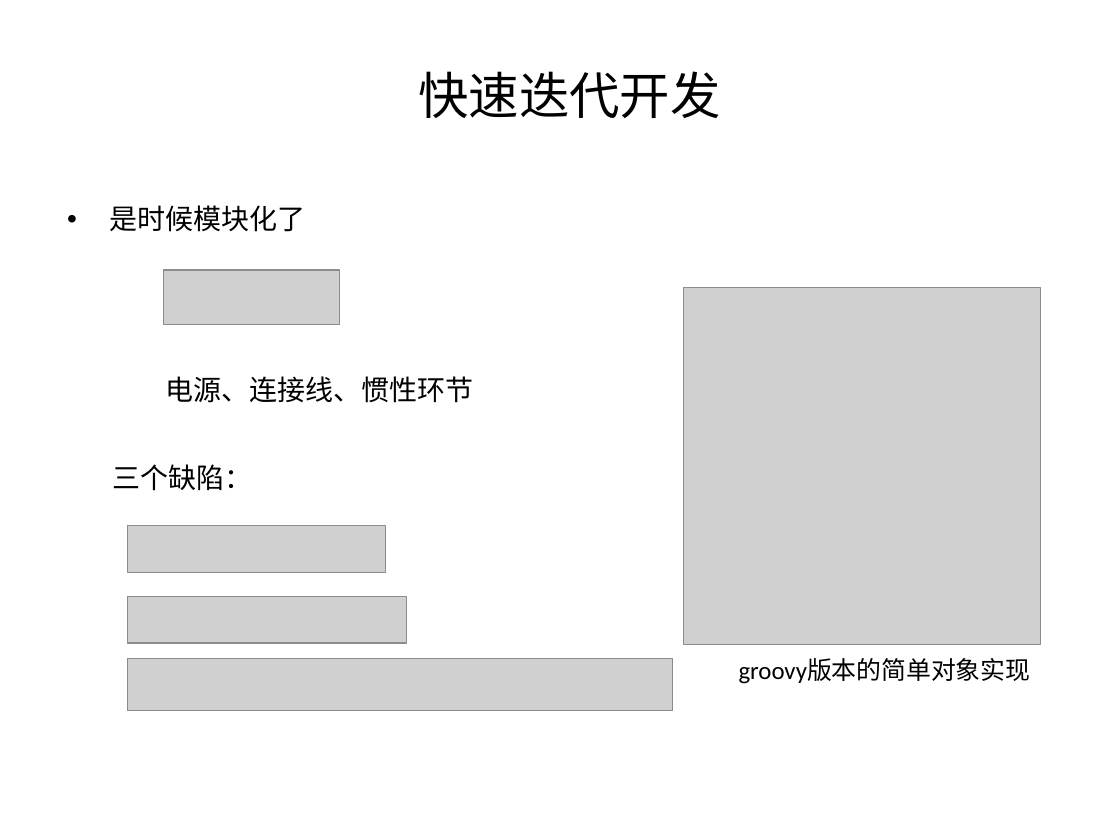
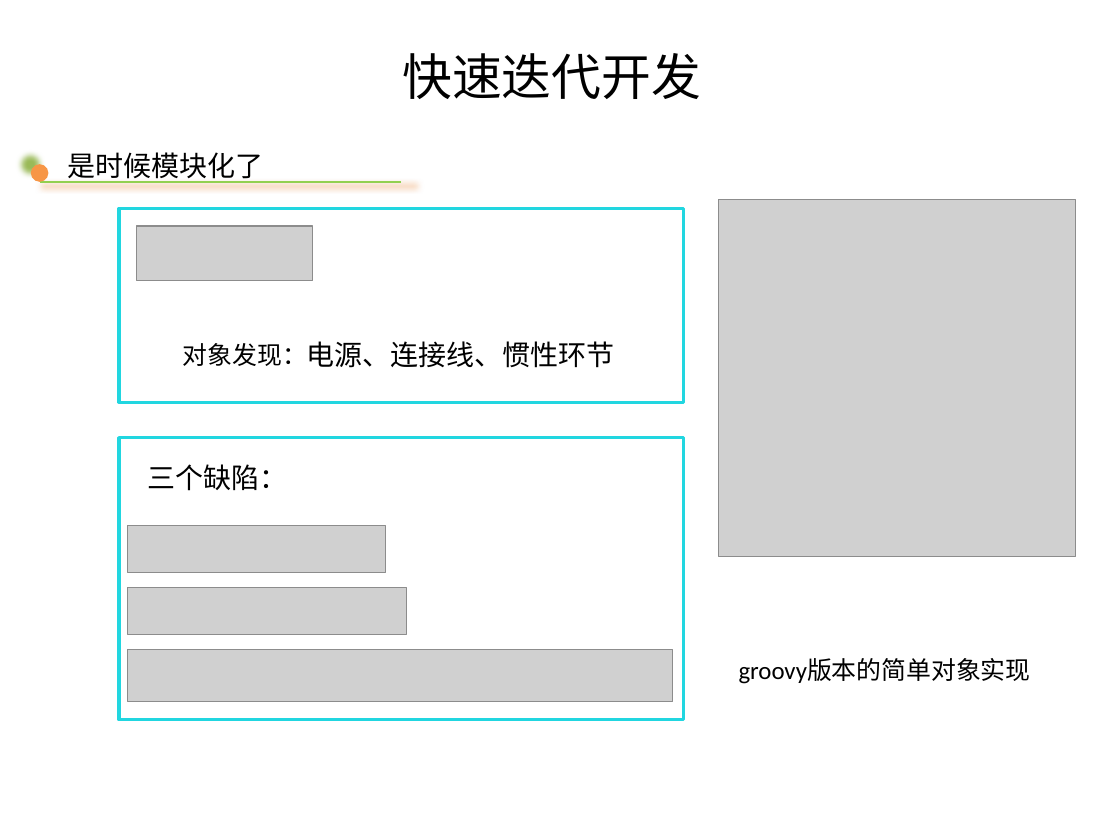
Before and after one commit to gongwm/graduate, a slide deck: slide 27 of 论文/水电机组控制与故障诊断_M201373325_胡弦_基于敏捷方法的水轮机仿真软件设计与实现.pptm (slide 26 before the commit). Drawn at 1120x840 pixels with LibreOffice and Linux fonts; fonts in the diff are those of the drawing; grey boxes stand for pictures; background and template pictures are left out. Boxes give left, top, right and bottom in pixels: in the first picture for what was removed or moved away, otherwise in the second. Text is boxed around its words. In the diff, an @@ line names an element or a change of style, - is before the commit and + after.

```diff
--- a/论文/水电机组控制与故障诊断_M201373325_胡弦_基于敏捷方法的水轮机仿真软件设计与实现.pptm
+++ b/论文/水电机组控制与故障诊断_M201373325_胡弦_基于敏捷方法的水轮机仿真软件设计与实现.pptm
@@ text "快速迭代开发" moved from (x1=418, y1=71, x2=720, y2=118) to (x1=402, y1=53, x2=701, y2=99) @@
@@ text "快速迭代开发" at (x1=402, y1=53, x2=701, y2=99): size 32.4 to 32 pt, font Calibri to Noto Sans CJK SC; vertical alignment middle to top @@
@@ text "是时候模块化了" moved from (x1=109, y1=205, x2=305, y2=232) to (x1=67, y1=152, x2=263, y2=183) @@
@@ text "是时候模块化了" at (x1=67, y1=152, x2=263, y2=183): font Calibri to Times New Roman; bullet • to none @@
@@ ellipse added at (x1=31, y1=165, x2=49, y2=183), fill #F79646 @@
@@ line added from (39, 181) to (401, 181), #92D050 1.5 pt @@
@@ rectangle added at (x1=119, y1=208, x2=683, y2=402), outline #0087E6 2 pt @@
@@ picture moved from (x1=683, y1=288, x2=1040, y2=645) to (x1=719, y1=199, x2=1076, y2=557) @@
@@ picture added at (x1=137, y1=226, x2=312, y2=281) @@
@@ picture removed at (x1=164, y1=270, x2=339, y2=325) @@
@@ text added at (x1=183, y1=343, x2=307, y2=366), 16 pt, text #000000 @@
+对象发现：
@@ text "电源、连接线、惯性环节" moved from (x1=165, y1=376, x2=473, y2=403) to (x1=306, y1=341, x2=614, y2=368) @@
@@ rectangle added at (x1=119, y1=438, x2=683, y2=720), outline #0087E6 2 pt @@
@@ text "三个缺陷：" moved from (x1=112, y1=464, x2=252, y2=491) to (x1=148, y1=464, x2=288, y2=491) @@
@@ picture moved from (x1=128, y1=596, x2=407, y2=643) to (x1=128, y1=588, x2=407, y2=635) @@
@@ picture moved from (x1=128, y1=659, x2=672, y2=711) to (x1=128, y1=650, x2=672, y2=702) @@
```
Also in this commit, not shown: 31 other slides changed, 3 slides added, 1 slide removed, 11 other files.
